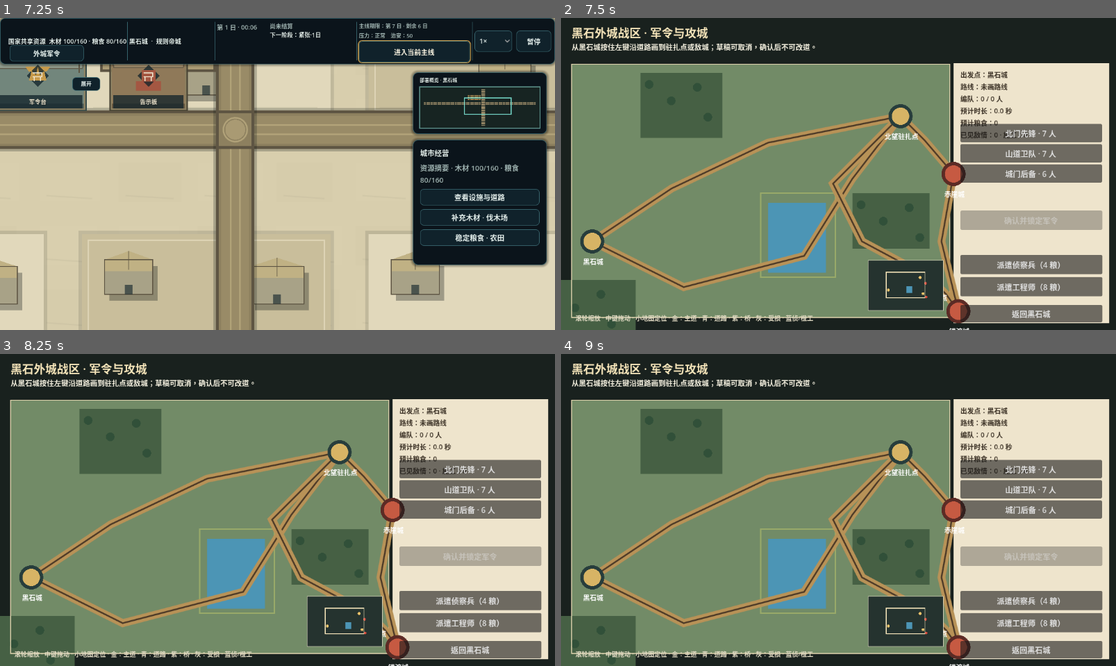
Above: before the commit, frames 1-4 (two rows, left to right).
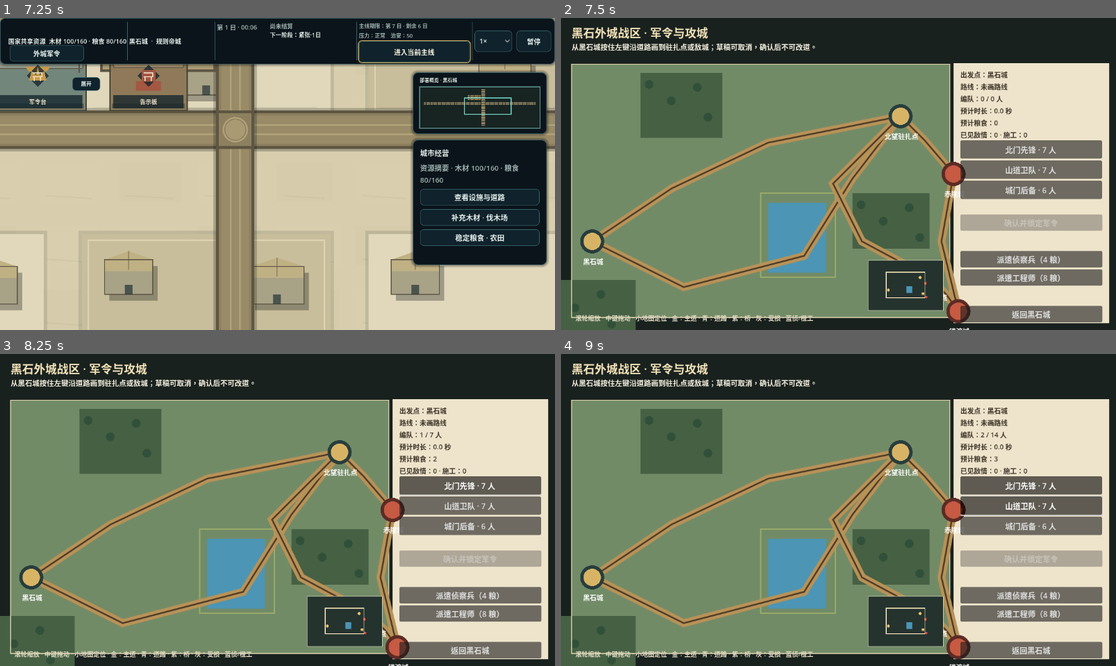
Above: after the commit, the same moments.

Repository: dodabojcuk-sys/Peace-Under-Heaven
Game: Godot game, scene res://scenes/title_shell.tscn
Two runs of this game, one before a commit and one after it. Both use one fixed random seed, a clock stepped at 60 frames per second and the inputs below.
Inputs:
- Up to frame 1 (7.25 s): click "进入黑石城" at 0.5 s; click "1×" at 1.25 s; click "暂停" at 2 s; click "继续" at 2.75 s; click "进入当前主线" at 3.5 s; click "北门先锋 · 7 / 20 人" at 4.25 s; click "山道卫队 · 7 / 20 人" at 5 s; click "城门后备 · 6 / 20 人" at 5.75 s; click "返回城市" at 6.5 s
- Up to frame 2 (7.5 s): click "外城军令" at 7.25 s
- Up to frame 3 (8.25 s): click "北门先锋 · 7 人" at 8 s
- Up to frame 4 (9 s): click "山道卫队 · 7 人" at 8.75 s

Frame 1 is identical in both runs. In frame 2, 6.4% of the frame differs, in the area x 71-98%, y 33-97%; in frame 3, 6.5%; in frame 4, 6.6%, in the area x 71-98%, y 24-97%.

Commit message:
fix: stabilize macro command controls

Diff:
--- a/scripts/macro_march/macro_march_r0.gd
+++ b/scripts/macro_march/macro_march_r0.gd
@@ -28,6 +28,7 @@
 var _last_army_hit_position := Vector2.INF
 var _army_hit_cycle_index := 0
 var _formation_buttons: Array[Button] = []
+var _formation_signature := ""
 var _camera_center := Vector2(500, 325)
 var _camera_zoom := 1.0
 var _is_panning := false
@@ -122,10 +123,10 @@
 
 func _layout_ui() -> void:
 	var panel_rect := _side_panel_rect()
-	var action_height := 40.0
-	var action_gap := 6.0
-	var action_count := 5
-	var action_top := maxf(panel_rect.position.y + 302.0, size.y - 18.0 - (action_height + action_gap) * action_count)
+	var action_height := 34.0
+	var action_gap := 4.0
+	var action_count := 6
+	var action_top := maxf(panel_rect.position.y + 302.0, size.y - 16.0 - action_height * action_count - action_gap * (action_count - 1))
 	var panel_inner := Rect2(panel_rect.position + Vector2(14, 12), panel_rect.size - Vector2(28, 24))
 	_title_label.position = Vector2(22, 12)
 	_title_label.size = Vector2(size.x - 44, 34)
@@ -133,11 +134,11 @@
 	_status_label.size = Vector2(size.x - 44, 36)
 	_detail_label.position = panel_inner.position
 	_detail_label.size = Vector2(panel_inner.size.x, 106)
-	_formation_scroll.position = panel_inner.position + Vector2(0, 114)
+	_formation_scroll.position = panel_inner.position + Vector2(0, 148)
 	_formation_scroll.size = Vector2(panel_inner.size.x, maxf(68.0, action_top - _formation_scroll.position.y - 8.0))
 	for button in _formation_buttons:
 		button.custom_minimum_size = Vector2(panel_inner.size.x - 10.0, 38)
-	var action_buttons: Array[Button] = [_confirm_button, _retreat_button, _scout_button, _engineer_button, _side_road_button]
+	var action_buttons: Array[Button] = [_confirm_button, _retreat_button, _scout_button, _engineer_button, _side_road_button, _return_button]
 	for index in action_buttons.size():
 		var button := action_buttons[index]
 		button.position = Vector2(panel_inner.position.x, action_top + index * (action_height + action_gap))
@@ -146,14 +147,23 @@
 	_block_button.size = Vector2(panel_inner.size.x, action_height)
 	_recover_button.position = Vector2(panel_inner.position.x, action_top + action_height + action_gap)
 	_recover_button.size = Vector2(panel_inner.size.x, action_height)
-	_return_button.position = Vector2(panel_inner.position.x, size.y - 52)
-	_return_button.size = Vector2(panel_inner.size.x, 36)
 
 
 func _refresh_formation_controls(formations: Array, army: Dictionary) -> void:
+	var signature_parts: Array[String] = [str(not army.is_empty()), str(bool(_model().get("can_issue_from_city", false)))]
+	for formation_value in formations:
+		var formation: Dictionary = formation_value
+		signature_parts.append("%s:%d" % [String(formation.get("formation_id", &"")), int(formation.get("member_count", 0))])
+	var next_signature := "|".join(signature_parts)
+	if next_signature == _formation_signature:
+		for button in _formation_buttons:
+			var formation_id := StringName(button.get_meta("formation_id", &""))
+			button.button_pressed = formation_id in _selected_formation_ids
+		return
 	for button in _formation_buttons:
 		button.queue_free()
 	_formation_buttons.clear()
+	_formation_signature = next_signature
 	if not army.is_empty() and not bool(_model().get("can_issue_from_city", false)):
 		return
 	for formation_value in formations:
@@ -164,6 +174,7 @@
 		button.disabled = int(formation.member_count) <= 0
 		button.toggle_mode = true
 		button.button_pressed = formation_id in _selected_formation_ids
+		button.set_meta("formation_id", formation_id)
 		button.pressed.connect(_toggle_formation.bind(formation_id))
 		_formation_list.add_child(button)
 		_formation_buttons.append(button)
--- a/tests/run_macro_march_r0_smoke.gd
+++ b/tests/run_macro_march_r0_smoke.gd
@@ -314,6 +314,7 @@
 		var map_rect := macro_screen._map_rect()
 		var panel_rect := macro_screen._side_panel_rect()
 		var all_controls: Array[Control] = [
+			macro_screen._detail_label,
 			macro_screen._formation_scroll,
 			macro_screen._confirm_button,
 			macro_screen._scout_button,
@@ -322,14 +323,19 @@
 			macro_screen._return_button,
 		]
 		var controls_fit := map_rect.end.x < panel_rect.position.x
+		var controls_do_not_overlap := true
 		for control in all_controls:
 			if not control.visible:
 				continue
 			var control_rect := control.get_global_rect()
 			controls_fit = controls_fit and control_rect.position.x >= panel_rect.position.x and control_rect.end.x <= float(width) and control_rect.position.y >= panel_rect.position.y and control_rect.end.y <= 648.0
+			for other in all_controls:
+				if control == other or not other.visible:
+					continue
+				controls_do_not_overlap = controls_do_not_overlap and not control_rect.intersects(other.get_global_rect())
 		_check(
-			controls_fit and macro_screen._formation_scroll.get_parent() == macro_screen and macro_screen._formation_buttons.all(func(button: Button) -> bool: return button.get_parent() == macro_screen._formation_list),
-			"自动化 UI 布局在 %d×648 下保持地图、滚动编队和底部行动区互不覆盖" % width
+			controls_fit and controls_do_not_overlap and macro_screen._formation_scroll.get_parent() == macro_screen and macro_screen._formation_buttons.all(func(button: Button) -> bool: return button.get_parent() == macro_screen._formation_list),
+			"自动化 UI 布局在 %d×648 下保持地图、滚动编队和每个可见行动区互不覆盖" % width
 		)
 	root.size = Vector2i(1152, 648)
 	await process_frame
@@ -362,6 +368,13 @@
 	)
 	macro_screen._camera_center = Vector2(500, 325)
 	macro_screen._camera_zoom = 1.0
+	var first_button: Button = macro_screen._formation_buttons.front()
+	await process_frame
+	await process_frame
+	_check(
+		is_instance_valid(first_button) and macro_screen._formation_buttons.front() == first_button,
+		"编队 roster 未变化时跨帧保留同一个控件实例，按下与松开不会落到重建按钮"
+	)
 	macro_screen._selected_formation_ids = [StringName(Dictionary(city.get_formation_roster().front()).get("formation_id", &""))]
 	var snapshot_before_preview: Dictionary = city.export_v5_campaign_snapshot()
 	var command_preview := macro_screen._dispatch_adapter.get_macro_march_command_preview(macro_screen._selected_formation_ids)
Not shown, changed: CHANGELOG.md
Not shown, changed: CURRENT_STATE.md
Not shown, changed: docs/milestones/txwzs-field-tactics-r2/FIELD_TACTICS_R2_REPORT.md
